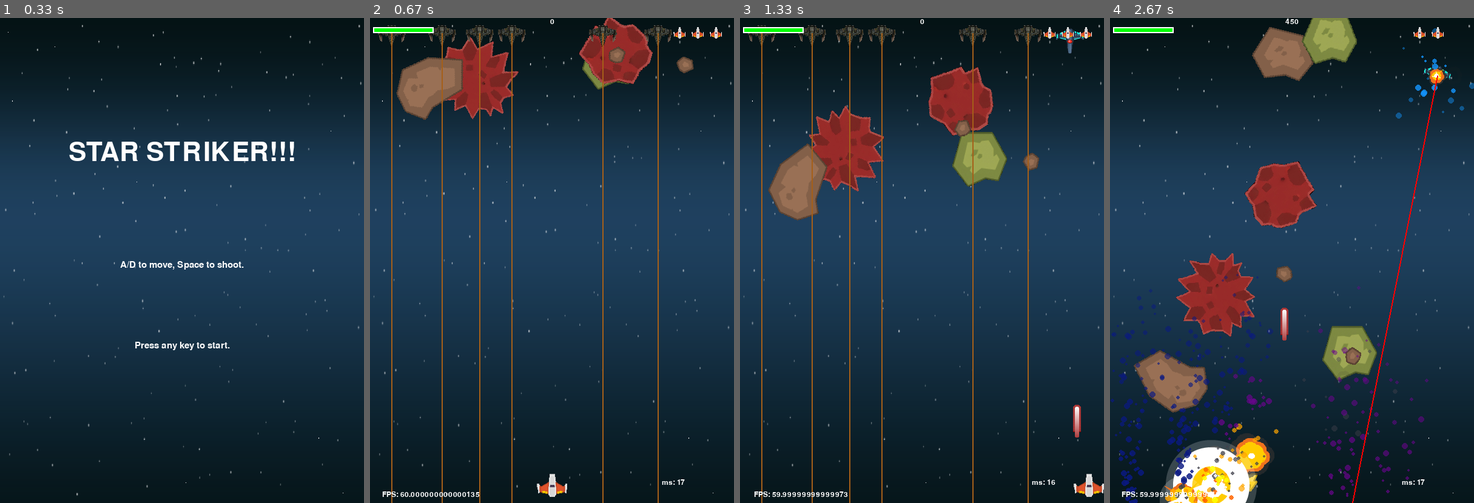
Above: before the commit, frames 1-4 (left to right).
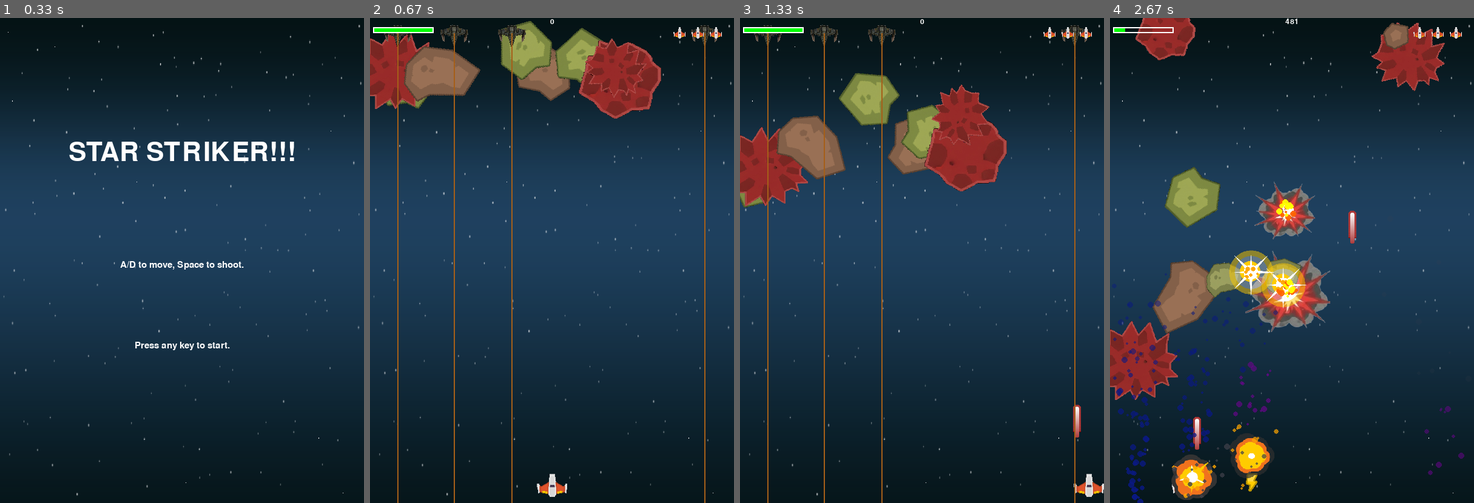
Above: after the commit, the same moments.

Repository: jz588738-byte/my-first-pygame
Game: pygame game, started from main.py
Same seed, same stepped clock (60 frames per second), same inputs: the game is played once before the commit and once after it.
Inputs:
- Up to frame 1 (0.33 s): no input
- Up to frame 2 (0.67 s): tap Space at 0.33 s
- Up to frame 3 (1.33 s): hold D 0.67-1.13 s; hold D from 1.17 s (still down); tap Space at 1.23 s
- Up to frame 4 (2.67 s): tap Space at 1.53, 1.73, 2.03, 2.3, 2.6 s; release D at 1.63 s; hold A 1.67-2.2 s; hold A 2.23-2.63 s

Frame 1 is identical in both runs. In frame 2, 12% of the frame differs, in the area x 0-96%, y 0-100%; in frame 3, 15%; in frame 4, 25%, in the area x 0-100%, y 0-100%.

Commit message:
feat: 加入了asyncio，讓以後的線上模式或著是轉換成網頁遊戲時，更方便

Diff:
--- a/main.py
+++ b/main.py
@@ -1,7 +1,7 @@
-from setting import HEIGHT
-from setting import FPS
+# -*- coding: utf-8 -*-
 import pygame
 import random
+import asyncio
 from setting import *
 from sprites import *
 from resource_manager import Load_resources
@@ -9,29 +9,22 @@
 from state_machine import StateMachine
 from game_states import MenuState, PlayState, GameOverState
 
-# ── 初始化 ──
-pygame.init()
-pygame.mixer.init()
-pygame.mixer.set_num_channels(32)  # 增加音軌數到 32，避免聲音被吃掉
-screen = pygame.display.set_mode((WIDTH, HEIGHT))
-clock = pygame.time.Clock()
-pygame.display.set_caption('飛機打隕石')
-
-# ── 載入資源 ──
-res = Load_resources()
-
 class Game:
     def __init__(self, res, screen):
         self.res = res
         self.screen = screen
         self.death_expl = None
 
-        # ── 建立 State Machine ──
+        # 建立 State Machine
         self.state_machine = StateMachine(self)
         self.state_machine.add_state("MenuState", MenuState(self, self))
         self.state_machine.add_state("PlayState", PlayState(self, self))
         self.state_machine.add_state("GameOverState", GameOverState(self, self))
         self.state_machine.change_state("MenuState")
+        print("[DEBUG] State initialized and changed to MenuState.")
+
+        self.reset()
+        print("[DEBUG] Game instance reset complete.")
 
     def reset(self):
         self.death_expl = None
@@ -49,6 +42,7 @@
 
         self.player = Player(self)
         self.all_sprites.add(self.player)
+
         for _ in range(10):
             self.new_enemy()
 
@@ -80,29 +74,47 @@
         Draw_health(screen, self.player.health, 5, 15)
         Draw_lives(screen, self.player.lives, self.res['img']['player_mini'], WIDTH - 100, 15)
         Draw_text(screen, str(self.score), 18, WIDTH // 2, 0)
-        Draw_text(screen, 'FPS: ' + str(clock.get_fps()), 18, 100, HEIGHT - 20)
-        Draw_text(screen, 'ms: ' + str(self.frame_ms), 18, 500, HEIGHT - 40)
 
+# 主迴圈
+async def main():
+    # 初始化
+    pygame.init()
+    pygame.mixer.init()
+    pygame.mixer.set_num_channels(32)  # 增加音軌數到 32，避免聲音被吃掉
+    screen = pygame.display.set_mode((WIDTH, HEIGHT))
+    clock = pygame.time.Clock()
+    pygame.display.set_caption('Star Striker')
 
-# 建立遊戲實例
-game = Game(res, screen)
+    # 載入資源
+    res = Load_resources()
+    pygame.display.set_icon(res['img']['player_mini'])
 
-# ── 主迴圈 ──
-running = True
-while running:
-    # 算 dt (秒)
-    frame_ms = clock.tick(FPS)
-    dt = min(frame_ms / 1000.0, 0.1) # 限制最大 dt 避面大斷電跳躍
-    game.frame_ms = frame_ms
+    # 建立遊戲實例
+    game = Game(res, screen)
 
-    events = pygame.event.get()
-    for event in events:
-        if event.type == pygame.QUIT:
-            running = False
+    running = True
+    frames_passed = 0
+    while running:
+        # 算 dt (秒)
+        frame_ms = clock.tick(FPS)
+        dt = min(frame_ms / 1000.0, 0.1) # 限制最大 dt 避面大斷電跳躍
+        game.frame_ms = frame_ms
 
-    # 全部交給狀態機處理
-    game.state_machine.update(dt, events)
-    game.state_machine.draw(screen)
-    pygame.display.update()
+        events = pygame.event.get()
+        for event in events:
+            if event.type == pygame.QUIT:
+                running = False
 
-pygame.quit()
+        # 全部交給狀態機處理
+        game.state_machine.update(dt, events)
+        game.state_machine.draw(screen)
+        pygame.display.update()
+
+        frames_passed += 1
+
+        await asyncio.sleep(0)
+
+    pygame.quit()
+
+if __name__ == "__main__":
+    asyncio.run(main())
